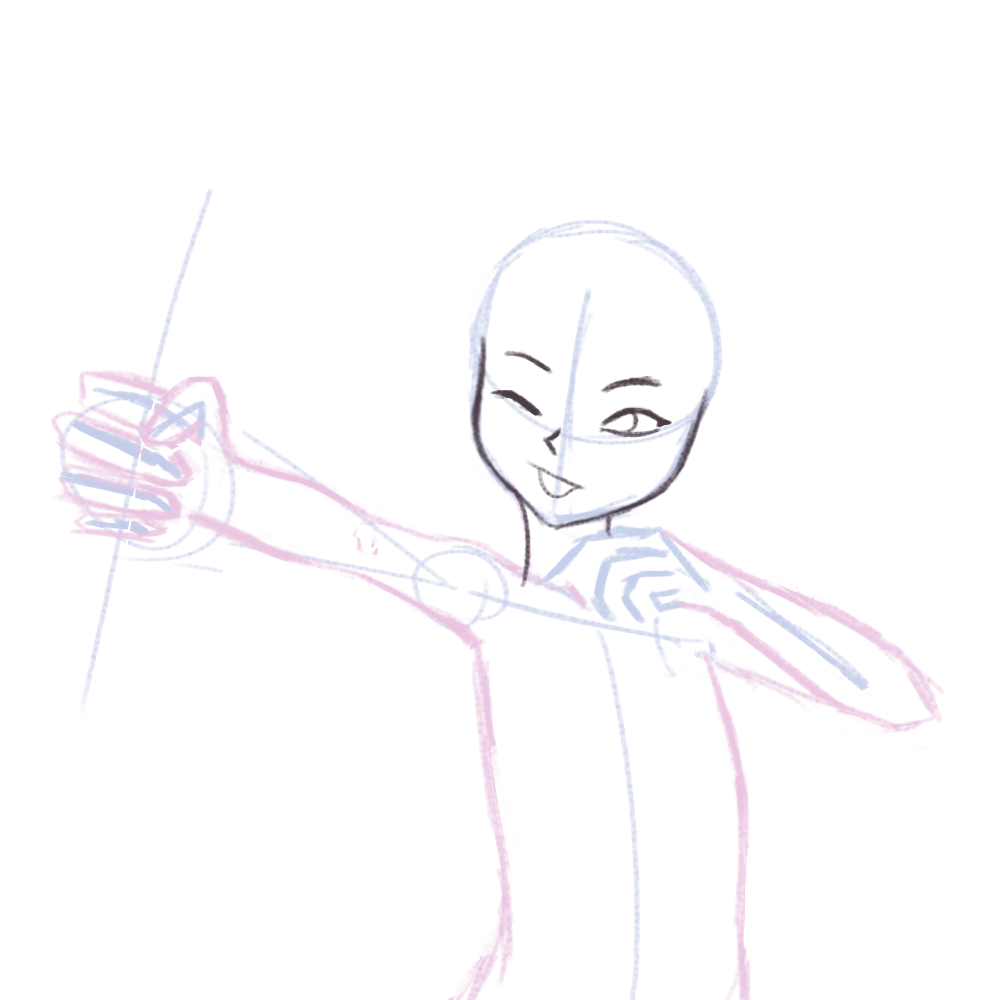
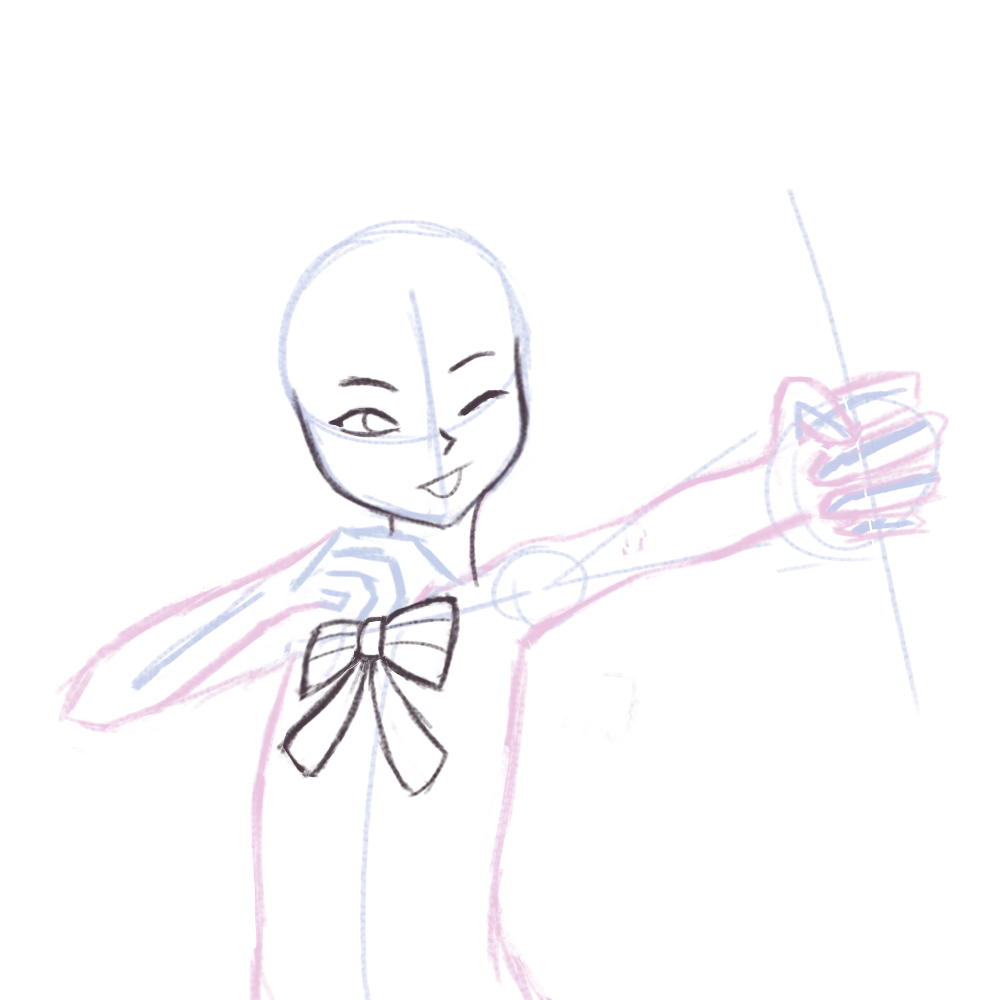
Two versions of the same layered image (w=1000, h=1000). Layer-by-layer changes:
painted on "rascunho2" over [left=276, top=332, right=711, bottom=799]
painted on "Layer 2" over [left=51, top=368, right=949, bottom=1000]
painted on "Layer 1" over [left=58, top=188, right=942, bottom=1000]
